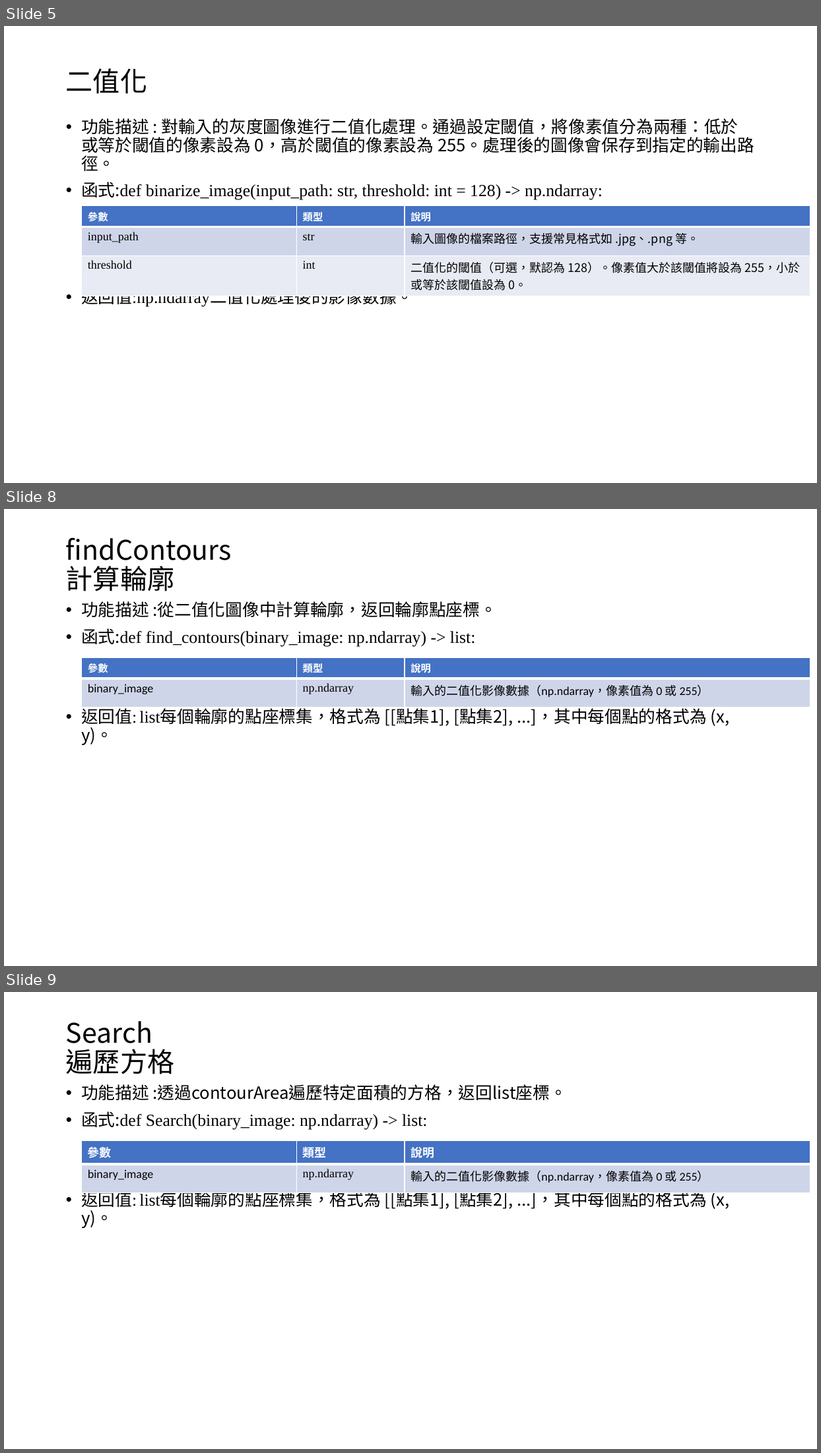
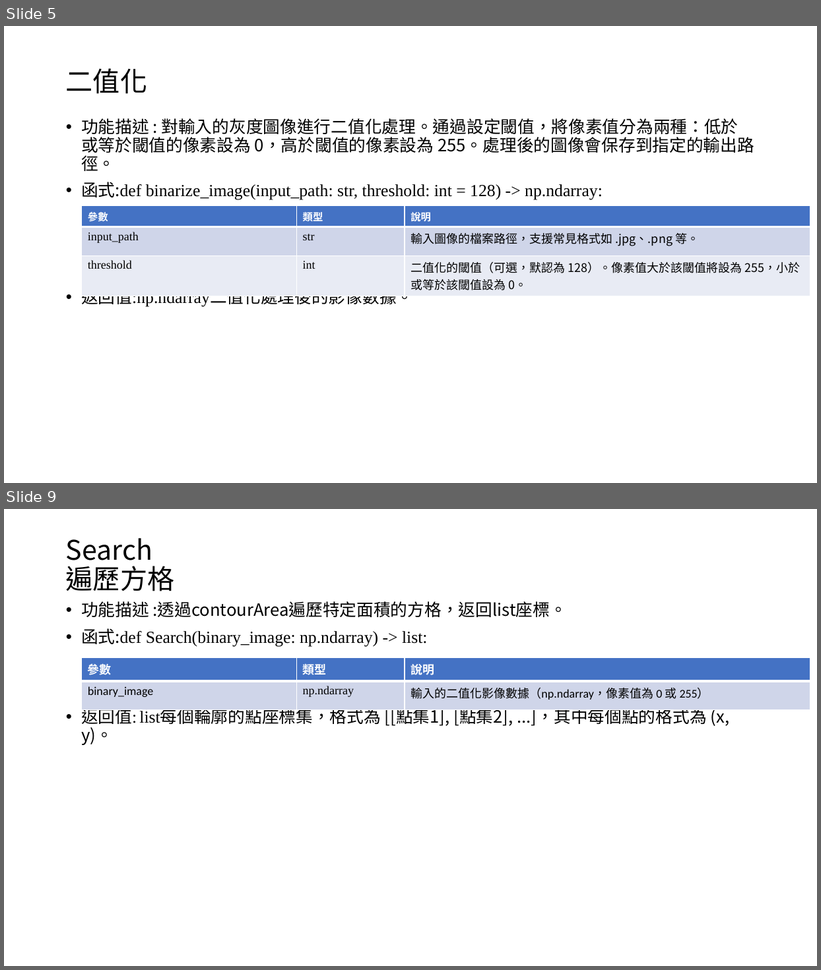
Before and after one commit to austin9328/Embedded_system, a slide deck: final_project/影像辨識 final_project.pptx. Shown one above the other, each under a label of ours: slides 5, 8 and 9 before the commit, slides 5 and 9 after it; the slides between them are not shown. The pictures are 821x1453 and 821x970 pixels, drawn with LibreOffice and Linux fonts; fonts in the diff are those of the drawing. Boxes give left, top, right and bottom in pixels: in the first picture for what was removed or moved away, otherwise in the second. Text is boxed around its words. In the diff, an @@ line names an element or a change of style, - is before the commit and + after.

```diff
--- a/final_project/影像辨識 final_project.pptx
+++ b/final_project/影像辨識 final_project.pptx
@@ slide 8 removed at <box>4,509,817,966</box>, background #FFFFFF @@
@@ title removed at <box>66,537,232,591</box> @@
-findContours
-計算輪廓
@@ text removed at <box>81,601,730,745</box> @@
-• 功能描述 :從二值化圖像中計算輪廓，返回輪廓點座標。
-• 函式:def find_contours(binary_image: np.ndarray) -> list:
-• 返回值: list每個輪廓的點座標集，格式為 [[點集1], [點集2], ...]，其中每個點的格式為 (x, y)。
@@ table removed at <box>81,658,811,706</box>, 2 rows, 3 columns @@
-參數 | 類型 | 說明
-binary_image | np.ndarray | 輸入的二值化影像數據（np.ndarray，像素值為 0 或 255）
```
Also in this commit, not shown: 4 slides changed, 6 slides added, 2 other slides removed, 29 other files.
